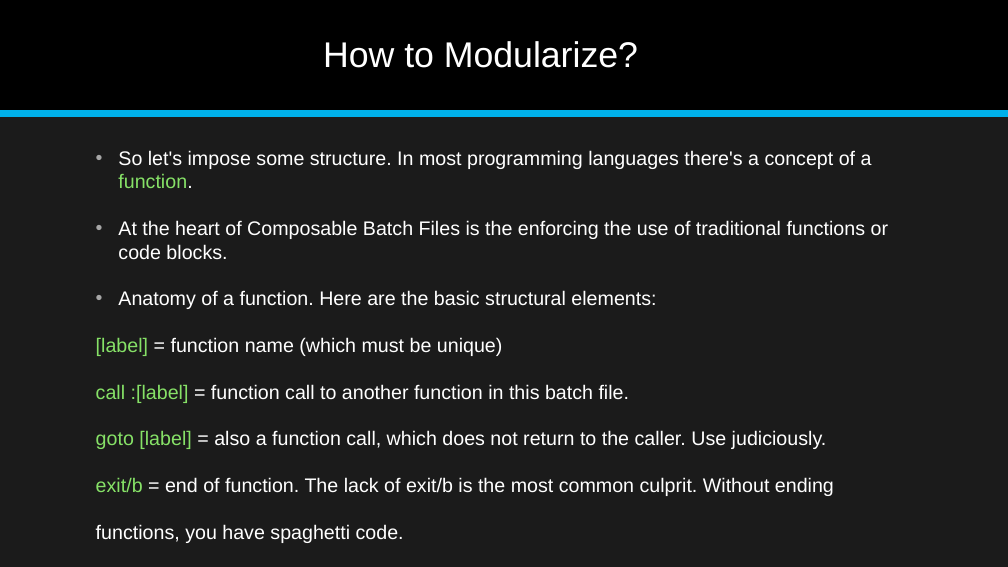
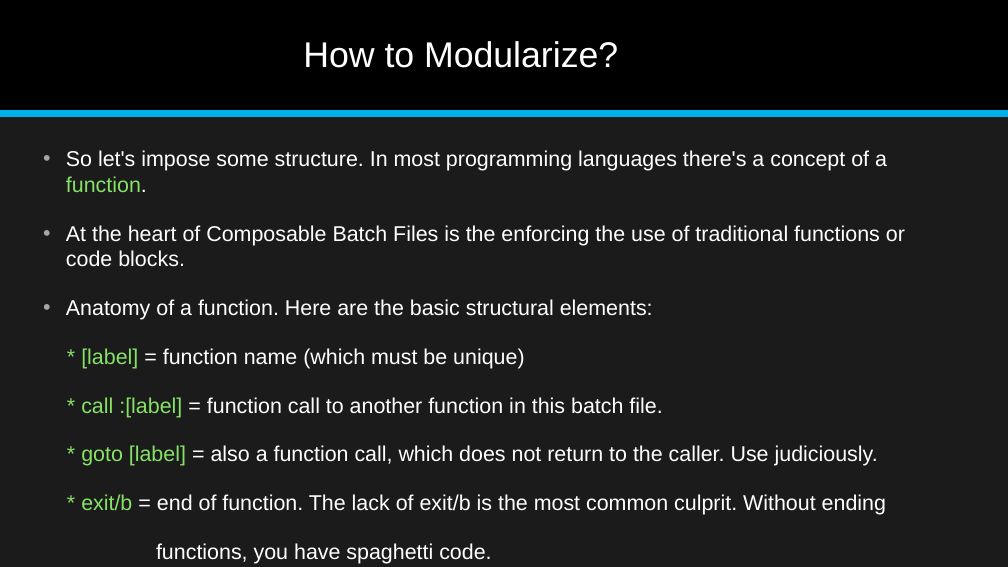
Before and after one commit to jonathan-r-jones/Composable-Batch-Files, a slide deck: slide 5 of Composable Batch File Helper.pptx. Drawn at 1008x567 pixels with LibreOffice and Linux fonts; fonts in the diff are those of the drawing. Boxes give left, top, right and bottom in pixels: in the first picture for what was removed or moved away, otherwise in the second. Text is boxed around its words. In the diff, an @@ line names an element or a change of style, - is before the commit and + after.

```diff
--- a/Composable Batch File Helper.pptx
+++ b/Composable Batch File Helper.pptx
@@ title "How to Modularize?": place and size @@
-title "How to Modularize?" at [323,41,638,68]
+title "How to Modularize?" at [303,41,618,68]
@@ text "So let's impose some structure. ...": place and size @@
-text "So let's impose some structure. ..." at [96,150,888,496]
+text "So let's impose some structure. ..." at [66,150,905,562]
@@ text at [66,150,905,562]: size 18.7 to 20.4 pt in "So let's impose some structure. In most ...", "At the heart of Composable Batch Files ...", "Anatomy of a function. Here are the ...", "functions, you have spaghetti code." @@
@@ text at [81,348,886,515]: text changed; size 18.7 to 20.4 pt @@
-[label] = function name (which must be unique)
-call :[label] = function call to another function in this batch file.
-goto [label] = also a function call, which does not return to the caller. Use judiciously.
-exit/b = end of function. The lack of exit/b is the most common culprit. Without ending
+* [label] = function name (which must be unique)
+* call :[label] = function call to another function in this batch file.
+* goto [label] = also a function call, which does not return to the caller. Use judiciously.
+* exit/b = end of function. The lack of exit/b is the most common culprit. Without ending
```
Also in this commit, not shown: 1 slide removed, 2 other files.
